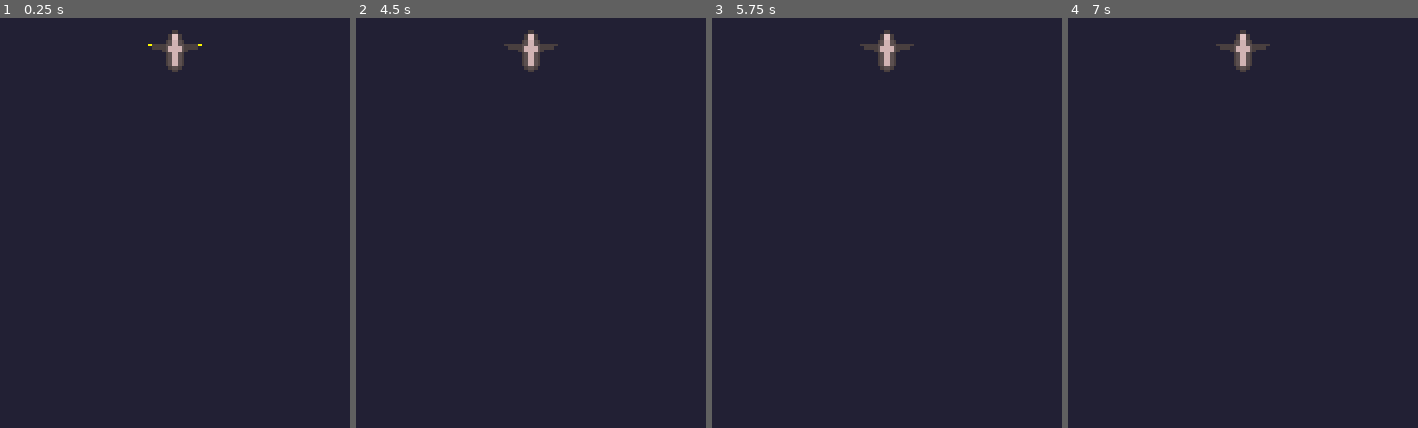
Above: before the commit, frames 1-4 (left to right).
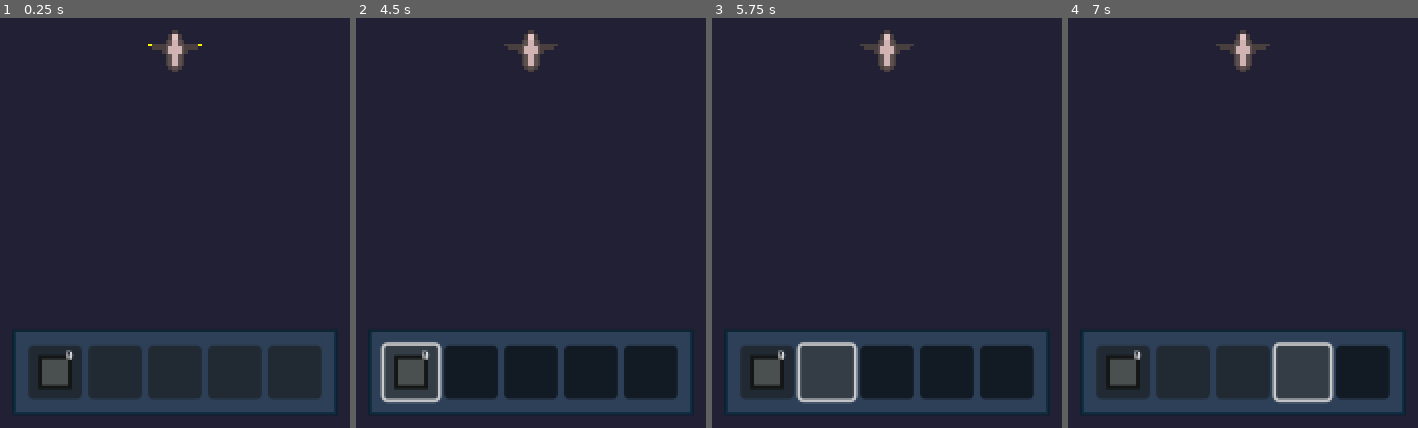
Above: after the commit, the same moments.

Repository: owen1915/asterio
Game: Godot game, scene res://nodes/main/main.tscn
Same seed, same stepped clock (60 frames per second), same inputs: the game is played once before the commit and once after it.
Inputs (mouse positions are in pixels of both pictures, inside the frame that each line leads up to):
- Up to frame 1 (0.25 s): no input
- Up to frame 2 (4.5 s): click (412, 370) at 0.5 s, where only the run after the commit has a clickable "9"; click (471, 370) at 1.27 s; click (531, 370) at 2.02 s; click (590, 370) at 2.77 s; click (650, 370) at 3.52 s; click (412, 370) at 4.25 s, where only the run after the commit has a clickable "9"
- Up to frame 3 (5.75 s): click (827, 370) at 5.02 s
- Up to frame 4 (7 s): click (1243, 370) at 5.77 s; click (1302, 370) at 6.52 s

The runs differ from the first frame. In frame 1, 8.4% of the frame differs, in the area x 4-96%, y 8-97%; in frame 2, 9.6%; in frame 3, 10%; in frame 4, 10%.

Commit message:
inventory implementation

Diff:
--- /dev/null
+++ b/gui/Inventory.tscn
@@ -0,0 +1,69 @@
+[gd_scene load_steps=5 format=3 uid="uid://dcynqtnpj0qi"]
+
+[ext_resource type="Texture2D" uid="uid://deve83vqhem52" path="res://gui/res/border.png" id="1_c3if7"]
+[ext_resource type="PackedScene" uid="uid://be6pt2ax4w0wt" path="res://gui/inventory/InventorySlot.tscn" id="2_1adyr"]
+[ext_resource type="Script" uid="uid://byaofela1c87g" path="res://gui/inventory/scripts/inventory_ui.gd" id="2_byp8b"]
+
+[sub_resource type="StyleBoxTexture" id="StyleBoxTexture_byp8b"]
+content_margin_left = 10.0
+content_margin_top = 10.0
+content_margin_right = 10.0
+content_margin_bottom = 10.0
+texture = ExtResource("1_c3if7")
+texture_margin_left = 2.0
+texture_margin_top = 2.0
+texture_margin_right = 2.0
+texture_margin_bottom = 2.0
+
+[node name="Inventory" type="CanvasLayer"]
+
+[node name="ColorRect" type="ColorRect" parent="."]
+visible = false
+custom_minimum_size = Vector2(960, 400)
+anchors_preset = 7
+anchor_left = 0.5
+anchor_top = 1.0
+anchor_right = 0.5
+anchor_bottom = 1.0
+offset_left = -480.0
+offset_top = -496.0
+offset_right = 480.0
+offset_bottom = -96.0
+grow_horizontal = 2
+grow_vertical = 0
+color = Color(0.0588235, 0.0588235, 0.0588235, 0.627451)
+
+[node name="PanelContainer" type="PanelContainer" parent="."]
+anchors_preset = 7
+anchor_left = 0.5
+anchor_top = 1.0
+anchor_right = 0.5
+anchor_bottom = 1.0
+offset_left = -98.0
+offset_top = -52.0
+offset_right = 98.0
+grow_horizontal = 2
+grow_vertical = 0
+scale = Vector2(2, 2)
+pivot_offset = Vector2(98, 156)
+theme_override_styles/panel = SubResource("StyleBoxTexture_byp8b")
+
+[node name="GridContainer" type="GridContainer" parent="PanelContainer"]
+layout_mode = 2
+columns = 5
+script = ExtResource("2_byp8b")
+
+[node name="InventorySlot" parent="PanelContainer/GridContainer" instance=ExtResource("2_1adyr")]
+layout_mode = 2
+
+[node name="InventorySlot2" parent="PanelContainer/GridContainer" instance=ExtResource("2_1adyr")]
+layout_mode = 2
+
+[node name="InventorySlot3" parent="PanelContainer/GridContainer" instance=ExtResource("2_1adyr")]
+layout_mode = 2
+
+[node name="InventorySlot4" parent="PanelContainer/GridContainer" instance=ExtResource("2_1adyr")]
+layout_mode = 2
+
+[node name="InventorySlot5" parent="PanelContainer/GridContainer" instance=ExtResource("2_1adyr")]
+layout_mode = 2
--- /dev/null
+++ b/gui/inventory/InventorySlot.tscn
@@ -0,0 +1,20 @@
+[gd_scene load_steps=2 format=3 uid="uid://be6pt2ax4w0wt"]
+
+[ext_resource type="Script" uid="uid://iduvd2qapjeg" path="res://gui/inventory/inventory_slot.gd" id="1_76hyd"]
+
+[node name="InventorySlot" type="Button"]
+custom_minimum_size = Vector2(32, 32)
+toggle_mode = true
+script = ExtResource("1_76hyd")
+
+[node name="TextureRect" type="TextureRect" parent="."]
+layout_mode = 0
+offset_right = 32.0
+offset_bottom = 32.0
+
+[node name="Label" type="Label" parent="."]
+layout_mode = 0
+offset_left = 22.0
+offset_right = 32.0
+offset_bottom = 17.0
+theme_override_font_sizes/font_size = 8
--- /dev/null
+++ b/gui/inventory/inventory_slot.gd
@@ -0,0 +1,4 @@
+extends Control
+
+var empty = true
+var item_data : ItemData
--- /dev/null
+++ b/gui/inventory/scripts/inventory_ui.gd
@@ -0,0 +1,48 @@
+extends Control
+@onready var inventory_slot: Button = $InventorySlot
+
+var slot = preload("res://gui/inventory/InventorySlot.tscn")
+var selected_slot = -1
+
+func _ready() -> void:
+	pass
+
+func _process(delta: float) -> void:
+	if Input.is_action_just_pressed("1"):
+		update_selected_slot(1)
+	elif Input.is_action_just_pressed("2"):
+		update_selected_slot(2)
+	elif Input.is_action_just_pressed("3"):
+		update_selected_slot(3)
+	elif Input.is_action_just_pressed("4"):
+		update_selected_slot(4)
+	elif Input.is_action_just_pressed("5"):
+		update_selected_slot(5)
+	print(selected_slot)
+
+func update_selected_slot(new_slot) -> void:
+	var index = 1
+	for c in get_children():
+		if index == new_slot:
+			c.button_pressed = true
+		if index == selected_slot:
+			c.button_pressed = false
+		index += 1
+	selected_slot = new_slot
+
+func clear_inventory() -> void:
+	for c in get_children():
+		c.get_node("TextureRect").texture = null
+		c.get_node("Label").text = ""
+
+func update_inventory(item_data, quantity) -> void:
+	for c in get_children():
+		if c.item_data == item_data:
+			c.get_node("Label").text = str(quantity)
+			return
+
+	for c in get_children():
+		if c.empty:
+			c.get_node("TextureRect").texture = item_data.texture
+			c.get_node("Label").text = str(quantity)
+			return
--- /dev/null
+++ b/gui/inventory/scripts/slot_data.gd
@@ -0,0 +1,5 @@
+class_name SlotData
+extends Resource
+
+@export var item_data: ItemData
+@export var quantity: int = 0
--- /dev/null
+++ b/items/platform.tres
@@ -0,0 +1,15 @@
+[gd_resource type="Resource" script_class="ItemData" load_steps=4 format=3 uid="uid://cct6drrbx5byo"]
+
+[ext_resource type="Script" uid="uid://cfni3sbrritcn" path="res://items/scripts/item_data.gd" id="1_0flfi"]
+[ext_resource type="Texture2D" uid="uid://cd76mhew6xiuy" path="res://items/sprites/platform.png" id="2_1p631"]
+
+[sub_resource type="AtlasTexture" id="AtlasTexture_1p631"]
+atlas = ExtResource("2_1p631")
+
+[resource]
+script = ExtResource("1_0flfi")
+item_name = "Space Platform"
+description = "Build atop these space platforms."
+texture = SubResource("AtlasTexture_1p631")
+max_stack = 99
+metadata/_custom_type_script = "uid://cfni3sbrritcn"
--- /dev/null
+++ b/items/scripts/item_data.gd
@@ -0,0 +1,7 @@
+class_name ItemData
+extends Resource
+
+@export var item_name: String = ""
+@export_multiline var description: String = ""
+@export var texture: Texture2D
+@export var max_stack: int = 99
--- /dev/null
+++ b/nodes/entities/player/inventory.gd
@@ -0,0 +1,22 @@
+extends Node
+
+var inventory_arr: Array[SlotData] = []
+@onready var inventory_ui : GridContainer
+
+func _ready() -> void:
+	inventory_ui = get_tree().get_first_node_in_group("inventory").get_node("PanelContainer").get_node("GridContainer")
+	pass
+
+func add_item(item_data: ItemData, quantity: int) -> void:
+	for i in range(len(inventory_arr)):
+		if inventory_arr[i].item_data.name == name:
+			inventory_arr[i].quantity += quantity
+			inventory_ui.update_inventory(item_data, quantity)
+			return
+
+	# not already in inventory
+	var slot := SlotData.new()
+	slot.item_data = item_data
+	slot.quantity = quantity
+	inventory_arr.append(slot)
+	inventory_ui.update_inventory(item_data, quantity)
--- a/nodes/entities/player/player.gd
+++ b/nodes/entities/player/player.gd
@@ -2,15 +2,16 @@
 class_name Player
 
 @onready var jet: Sprite2D = $jet
+@onready var inventory: Node = $Inventory
+
+const SPACE_PLATFORM = preload("res://items/platform.tres")
 
 func _ready() -> void:
+	inventory.add_item(SPACE_PLATFORM, 9)
+
+func _process(delta: float) -> void:
 	pass
 
-func _process(delta: float) -> void:
-	if Input.is_action_just_pressed("inventory"):
-		var ui = get_tree().get_first_node_in_group("inventory_ui")
-		ui.visible = !ui.visible
-		ui.update_inventory()
 
 func _physics_process(delta: float) -> void:
 	var dir := Vector2.ZERO
--- a/nodes/entities/player/player.tscn
+++ b/nodes/entities/player/player.tscn
@@ -1,10 +1,11 @@
-[gd_scene load_steps=8 format=3 uid="uid://bvxpq44cd8agt"]
+[gd_scene load_steps=9 format=3 uid="uid://bvxpq44cd8agt"]
 
 [ext_resource type="Script" uid="uid://cea1qnbyi51og" path="res://nodes/entities/player/player.gd" id="1_khfle"]
 [ext_resource type="Texture2D" uid="uid://wuxlclf5jqk0" path="res://nodes/entities/player/res/player.png" id="2_fn53c"]
 [ext_resource type="Texture2D" uid="uid://d07lobp310tjr" path="res://nodes/entities/player/res/flame.png" id="2_osu55"]
 [ext_resource type="PackedScene" uid="uid://40x5bhpe42vo" path="res://nodes/camera/camera.tscn" id="3_fn53c"]
 [ext_resource type="Texture2D" uid="uid://dfaf70byrfg6p" path="res://nodes/entities/player/res/player-flash.png" id="4_4j62c"]
+[ext_resource type="Script" uid="uid://e1jrlfrl707b" path="res://nodes/entities/player/inventory.gd" id="6_rx6bh"]
 
 [sub_resource type="SpriteFrames" id="SpriteFrames_hs1md"]
 animations = [{
@@ -40,3 +41,6 @@
 shape = SubResource("CircleShape2D_osu55")
 
 [node name="Camera" parent="." instance=ExtResource("3_fn53c")]
+
+[node name="Inventory" type="Node" parent="."]
+script = ExtResource("6_rx6bh")
--- /dev/null
+++ b/nodes/entities/player/player_inventory.gd
@@ -0,0 +1 @@
+xtends InventoryData
--- a/nodes/main/main.tscn
+++ b/nodes/main/main.tscn
@@ -1,10 +1,14 @@
-[gd_scene load_steps=3 format=3 uid="uid://bcd34wh6yo0te"]
+[gd_scene load_steps=4 format=3 uid="uid://bcd34wh6yo0te"]
 
 [ext_resource type="PackedScene" uid="uid://b2hndxdakfm2t" path="res://nodes/background/background.tscn" id="1_irdys"]
 [ext_resource type="PackedScene" uid="uid://bvxpq44cd8agt" path="res://nodes/entities/player/player.tscn" id="3_71dvi"]
+[ext_resource type="PackedScene" uid="uid://dcynqtnpj0qi" path="res://gui/Inventory.tscn" id="3_oyjv7"]
 
 [node name="main" type="Node2D"]
+position = Vector2(960, 540)
 
 [node name="Background" parent="." instance=ExtResource("1_irdys")]
 
 [node name="Player" parent="." groups=["player"] instance=ExtResource("3_71dvi")]
+
+[node name="Inventory" parent="." groups=["inventory"] instance=ExtResource("3_oyjv7")]
--- a/project.godot
+++ b/project.godot
@@ -53,7 +53,33 @@
 }
 inventory={
 "deadzone": 0.2,
-"events": []
+"events": [Object(InputEventKey,"resource_local_to_scene":false,"resource_name":"","device":-1,"window_id":0,"alt_pressed":false,"shift_pressed":false,"ctrl_pressed":false,"meta_pressed":false,"pressed":false,"keycode":0,"physical_keycode":4194306,"key_label":0,"unicode":0,"location":0,"echo":false,"script":null)
+]
+}
+1={
+"deadzone": 0.2,
+"events": [Object(InputEventKey,"resource_local_to_scene":false,"resource_name":"","device":-1,"window_id":0,"alt_pressed":false,"shift_pressed":false,"ctrl_pressed":false,"meta_pressed":false,"pressed":false,"keycode":0,"physical_keycode":49,"key_label":0,"unicode":49,"location":0,"echo":false,"script":null)
+]
+}
+2={
+"deadzone": 0.2,
+"events": [Object(InputEventKey,"resource_local_to_scene":false,"resource_name":"","device":-1,"window_id":0,"alt_pressed":false,"shift_pressed":false,"ctrl_pressed":false,"meta_pressed":false,"pressed":false,"keycode":0,"physical_keycode":50,"key_label":0,"unicode":50,"location":0,"echo":false,"script":null)
+]
+}
+3={
+"deadzone": 0.2,
+"events": [Object(InputEventKey,"resource_local_to_scene":false,"resource_name":"","device":-1,"window_id":0,"alt_pressed":false,"shift_pressed":false,"ctrl_pressed":false,"meta_pressed":false,"pressed":false,"keycode":0,"physical_keycode":51,"key_label":0,"unicode":51,"location":0,"echo":false,"script":null)
+]
+}
+4={
+"deadzone": 0.2,
+"events": [Object(InputEventKey,"resource_local_to_scene":false,"resource_name":"","device":-1,"window_id":0,"alt_pressed":false,"shift_pressed":false,"ctrl_pressed":false,"meta_pressed":false,"pressed":false,"keycode":0,"physical_keycode":52,"key_label":0,"unicode":52,"location":0,"echo":false,"script":null)
+]
+}
+5={
+"deadzone": 0.2,
+"events": [Object(InputEventKey,"resource_local_to_scene":false,"resource_name":"","device":-1,"window_id":0,"alt_pressed":false,"shift_pressed":false,"ctrl_pressed":false,"meta_pressed":false,"pressed":false,"keycode":0,"physical_keycode":53,"key_label":0,"unicode":53,"location":0,"echo":false,"script":null)
+]
 }
 
 [layer_names]
--- a/scripts/inventory/inventory.gd
+++ /dev/null
@@ -1,11 +0,0 @@
-extends Node
-class_name Inventory
-
-# Called when the node enters the scene tree for the first time.
-func _ready() -> void:
-	pass # Replace with function body.
-
-
-# Called every frame. 'delta' is the elapsed time since the previous frame.
-func _process(delta: float) -> void:
-	pass
Not shown, added: gui/inventory/inventory_slot.gd.uid
Not shown, added: gui/inventory/scripts/inventory_ui.gd.uid
Not shown, added: gui/inventory/scripts/slot_data.gd.uid
Binary file added: gui/res/border.png
Not shown, added: gui/res/border.png.import
Not shown, added: items/scripts/item_data.gd.uid
Binary file added: items/sprites/platform.png
Not shown, added: items/sprites/platform.png.import
Not shown, added: nodes/entities/player/inventory.gd.uid
Not shown, added: nodes/entities/player/player_inventory.gd.uid
Not shown, removed: scripts/inventory/inventory.gd.uid
